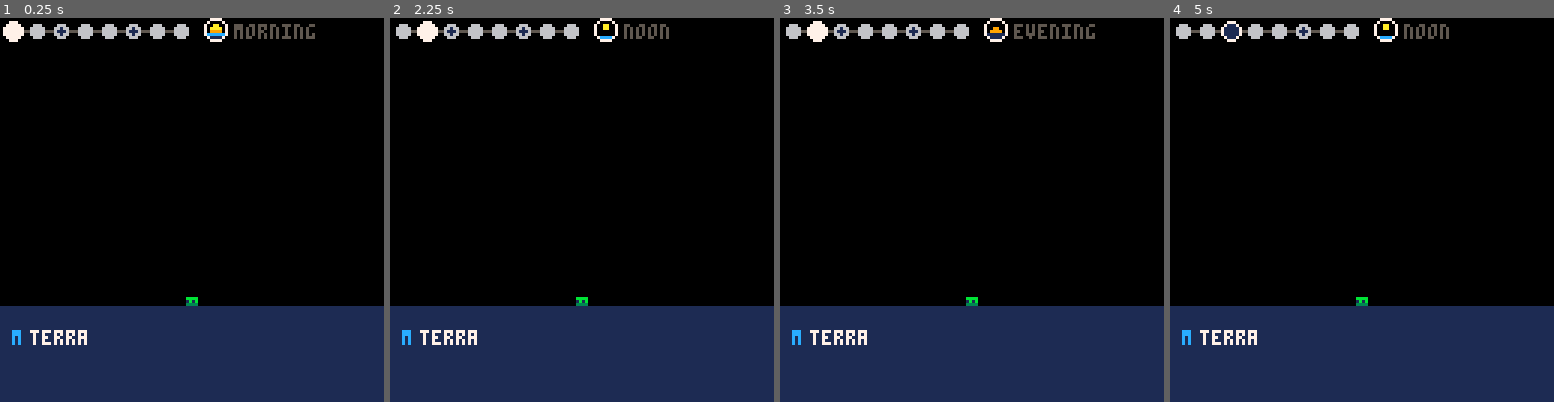
Above: before the commit, frames 1-4 (left to right).
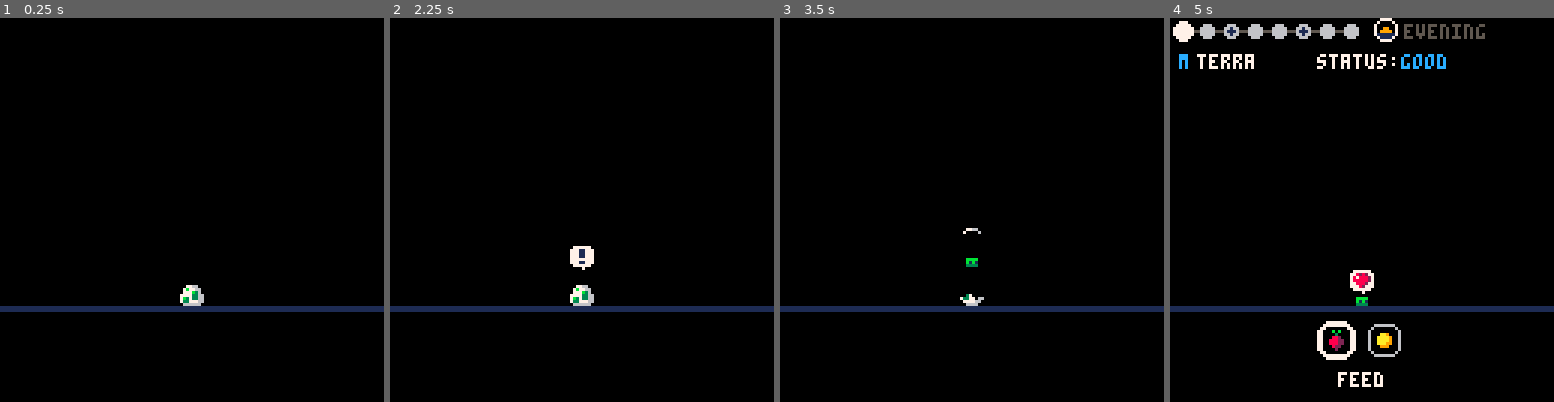
Above: after the commit, the same moments.

Repository: belen-albeza/ldjam56
Game: PICO-8 cartridge kokin.p8
Two runs of this game, one before a commit and one after it. Both use one fixed random seed, a clock stepped at 60 frames per second and the inputs below.
Inputs:
- Up to frame 1 (0.25 s): no input
- Up to frame 2 (2.25 s): tap O (Z key) at 0.33, 0.7, 1.43, 2.22 s; hold Left from 1.97 s (still down)
- Up to frame 3 (3.5 s): release Left at 2.37 s; hold Right from 2.87 s (still down); tap O (Z key) at 3.1 s
- Up to frame 4 (5 s): release Right at 3.53 s; tap O (Z key) at 3.98, 4.87 s; hold Right 4.13-4.53 s

The runs differ from the first frame. In frame 1, 26% of the frame differs, in the area x 0-100%, y 0-100%; in frame 2, 26%; in frame 3, 26%; in frame 4, 26%.

Commit message:
add basic actions

Diff:
--- a/kokin.p8
+++ b/kokin.p8
@@ -1,9 +1,12 @@
 pico-8 cartridge // http://www.pico-8.com
 version 42
 __lua__
+-- main
+
 t=0
 egg=nil
 game_state=nil
+--debug=true
 
 pet_colors={
 	{main=11,shadow=3},
@@ -12,7 +15,10 @@
 	{main=12,shadow=13}
 }
 
+// do not put names longer
+// than 8 characters
 pet_names={
+ //........
 	"terra",
 	"jupiter",
 	"zodiac",
@@ -30,6 +36,12 @@
 
 pet_data={}
 active_pet=nil
+sel_action=1
+
+actions={
+	{txt="feed", icon=100},
+	{txt="play", icon=101}
+}
 
 function _init()
 	reset_game()
@@ -37,7 +49,7 @@
 
 function _update()
 	if game_state=="hatch" then
-		update_hatch(egg)
+		update_hatch()
 	elseif game_state=="room" then
 		update_room()
 	end
@@ -55,10 +67,10 @@
 
 
 function reset_game()
-	pet_data=gen_pet_data()
-	egg=init_hatch()
+	hatch_new_egg()
+	-- todo: tmp
 	init_room()
-	game_state="room"
+	--game_state="room"
 end
 
 function gen_pet_data()
@@ -70,21 +82,28 @@
 
 	return data
 end
+
+function print_c(text,x,y,clr)
+	local width=#text*4
+	print(text,x-width/2,y,clr)
+end
 -->8
-// hatch egg
-
-function init_hatch()
+-- hatch egg
+
+function hatch_new_egg()
+	game_state="hatch"
+	pet_data=gen_pet_data()
+
 	t=0
-	local egg={
+	egg={
 		x=64,
 		y=92,
 		clrs=pet_data.clrs,
 		cutscene=nil
 	}
-	return egg
-end
-
-function update_hatch(egg)
+end
+
+function update_hatch()
  if egg.cutscene==nil then
  	egg.cutscene=cocreate(update_hatch_cutscene)
  end
@@ -110,6 +129,7 @@
 	end
 
 	e.shake=true
+	sfx(2)
 
 	// crack egg
 	for i=0,35 do
@@ -146,6 +166,8 @@
 		e.pet.y=min(e.pet.y,e.y)
 		yield()
 	end
+
+	init_room()
 end
 
 function draw_hatch(e)
@@ -158,7 +180,7 @@
 		end
 	end
 
-	rectfill(0,96,128,128,1)
+	rectfill(0,96,128,97,1)
 
 	if not e.hide_bottom_shell then
 		pal({[11]=e.clrs.main, [3]=e.clrs.shadow})
@@ -181,28 +203,90 @@
 
 function draw_hatched_pet(p)
 	pal({[7]=p.clrs.main, [6]=p.clrs.shadow})
-	spr(1,p.x-4,p.y-4)
+	spr(16,p.x-4,p.y-4)
 	pal()
 end
 -->8
-// room for pet care/nursery
+-- nursery room
+
 function init_room()
 	active_pet={
 		x=64,
 		y=92,
+		incx=0,
+		next_t=20,
+		t=0,
+		flipx=false,
 		data=pet_data,
 		stats={
-			hunger=0,
+			hunger=2,
+			fun=2,
+		},
+		traits={
+			weight=2,
 		},
 		age=0,
+		size=4,
 		hour=0,
+		cutscene=nil,
+		balloon=nil,
 	}
+	shall_draw_hints=true
 end
 
 function update_room()
-	// todo: tmp
+ if active_pet.cutscene then
+ 	if costatus(active_pet.cutscene)=="dead" then
+ 		active_pet.cutscene=nil
+ 	else
+ 		assert(coresume(active_pet.cutscene, active_pet))
+ 	end
+
+ 	return
+ end
+
+	handle_room_input()
+	update_room_pet(active_pet)
+end
+
+function update_room_pet(p)
+	p.t+=1
+	if p.t>=p.next_t then
+		p.next_t=rnd(30)
+		p.t=0
+		if p.x>=84 then
+			p.incx=rnd({-1,0})
+		elseif p.x<=44 then
+			p.incx=rnd({1,0})
+		else
+				p.incx=rnd({-1,0,1})
+		end
+	end
+
+	p.x+=p.incx
+	if p.incx>0 then
+		p.flipx=false
+	elseif p.incx<0 then
+		p.flipx=true
+	end
+end
+
+function handle_room_input()
+	if btnp(⬅️) then
+		sel_action-=1
+		if sel_action==0 then
+			sel_action=#actions
+		end
+	elseif btnp(➡️) then
+		sel_action+=1
+		if sel_action>#actions then
+			sel_action=1
+		end
+	end
+
 	if btnp(🅾️) then
-		tick_time(active_pet)
+		exec_sel_action()
+		shall_draw_hints=false
 	end
 end
 
@@ -211,24 +295,54 @@
 		p.hour=0
 		p.age+=1
 		p.age=min(p.age,7)
+
+		tick_day(p)
 	else
 		p.hour+=1
 	end
 end
 
+function tick_day(p)
+	p.stats.hunger=max(0,p.stats.hunger-1)
+	p.stats.fun=max(0,p.stats.fun-2)
+
+	if is_dead(p) then
+		p.cutscene=cocreate(cutscene_pet_dead)
+	end
+end
+
 function draw_room()
-	rectfill(0,96,128,128,1)
+	rectfill(0,96,128,97,1)
 
 	draw_room_pet(active_pet)
 
-	draw_pet_hud(active_pet,4,104)
+	draw_pet_hud(active_pet,3,12)
 	draw_time_hud(active_pet,4,4)
+	draw_actions_menu(64,100)
+
+	if shall_draw_hints then
+			draw_hints(64,56)
+	end
+
+	if debug then
+		draw_debug_hud(active_pet)
+	end
 end
 
 function draw_room_pet(p)
+	local img=16
+	if is_dead(p) then
+		img=18
+	end
+
 	pal({[7]=p.data.clrs.main, [6]=p.data.clrs.shadow})
-	spr(1,p.x-4,p.y-4)
+	spr(img,p.x-4,p.y-4,1,1,p.flipx)
 	pal()
+
+	if p.balloon then
+		local img=balloon_img(p.balloon)
+		spr(img,p.x-p.size,p.y-8)
+	end
 end
 
 function draw_pet_hud(p,x,y)
@@ -237,7 +351,10 @@
 		sex_clr=8
 	end
 	print(p.data.sex[1],x,y,sex_clr)
-	print(p.data.name,x+6,y+0,7)
+	print(p.data.name,x+6,y,7)
+
+	print("status:",x+46,y,7)
+	print(status_label(p),x+74,y,status_color(p))
 end
 
 function draw_time_hud(p,x,y)
@@ -269,51 +386,369 @@
 	print(hour_txt,x+74,y-2,5)
 end
 
-…(48 lines of a section not shown)…
+function draw_actions_menu(x,y)
+	local startx=x - (#actions*16)/2
+
+	for i=1,#actions do
+		local btn_x=startx + (i-1)*16
+		local btn_img=96
+
+		local action=actions[i]
+
+		if i==sel_action then
+			print_c(action.txt,x,y+18,7)
+			btn_img=98
+		end
+
+		spr(btn_img,btn_x,y,2,2)
+		spr(action.icon,btn_x+4,y+4)
+	end
+end
+
+function status_label(p)
+	local st=get_status(p)
+
+	if st==0 then
+		return "dead"
+	elseif st==1 then
+		return "bad"
+	elseif st==2 then
+		return "so-so"
+	elseif st==3 then
+		return "good"
+	elseif st==4 then
+		return "happy"
+	end
+
+	return st
+end
+
+function status_color(p)
+	local st=get_status(p)
+
+	if st==0 then
+		return 8
+	elseif st==1 then
+		return 2
+	elseif st==2 then
+		return 5
+	elseif st==3 then
+		return 12
+	elseif st==4 then
+		return 11
+	end
+
+	return 6
+end
+
+function draw_debug_hud(p)
+	print("hunger:"..p.stats.hunger,2,24,5)
+	print("fun:"..p.stats.fun)
+	print("")
+	print("weight:"..p.traits.weight)
+end
+
+function draw_hints(x,y)
+	print_c(" arrows to choose",x,y,7)
+	print_c("🅾️/z to do action",x,y+6,7)
+
+end
+
+function balloon_img(b)
+	if b=="heart" then
+		return 65
+	elseif b=="smile" then
+		return 67
+	elseif b=="skull" then
+		return 68
+	end
+
+	return nil
+end
+
+function cutscene_pet_react_feed(p)
+	p.balloon="heart"
+
+	for i=0,20 do
+		yield()
+	end
+
+	p.balloon=nil
+end
+
+function cutscene_pet_react_play(p)
+	p.balloon="smile"
+
+	for i=0,20 do
+		yield()
+	end
+
+	p.balloon=nil
+end
+
+function cutscene_pet_dead(p)
+	p.balloon="skull"
+	sfx(1)
+
+	for i=0,60 do
+		yield()
+	end
+
+	p.balloon=nil
+	handle_pet_death()
+end
+
+function handle_pet_death()
+	hatch_new_egg()
+end
+
+-->8
+-- game logic
+
+function get_status(p)
+	if p.stats.hunger==0 then
+		return 0
+	end
+
+	local n=0
+	local avg=0
+	for k,v in pairs(p.stats) do
+		avg+=v
+		n+=1
+	end
+
+ avg=avg/n
+	return ceil(avg)
+end
+
+function is_dead(p)
+	return get_status(p)==0
+end
+
+function exec_sel_action(p)
+	local action=actions[sel_action]
+	sfx(0)
+
+	if action.txt=="feed" then
+		exec_feed(active_pet)
+	elseif action.txt=="play" then
+		exec_play(active_pet)
+	end
+
+	tick_time(active_pet)
+end
+
+function exec_feed(p)
+	if p.stats.hunger >= 4 then
+		p.traits.weight+=0.2
+	else
+		p.stats.hunger+=1
+	end
+
+	p.stats.hunger=min(p.stats.hunger,4)
+	p.cutscene=cocreate(cutscene_pet_react_feed)
+end
+
+function exec_play(p)
+	p.stats.fun+=1
+	p.stats.fun=min(p.stats.fun,4)
+
+	p.cutscene=cocreate(cutscene_pet_react_play)
+end
+…(197 lines of a section not shown)…
Not shown, changed: 165 lines of the sprite sheet (__gfx__) section of kokin.p8
Not shown, changed: the thumbnail (__label__) section of kokin.p8
Not shown, changed: the sound effects (__sfx__) section of kokin.p8
